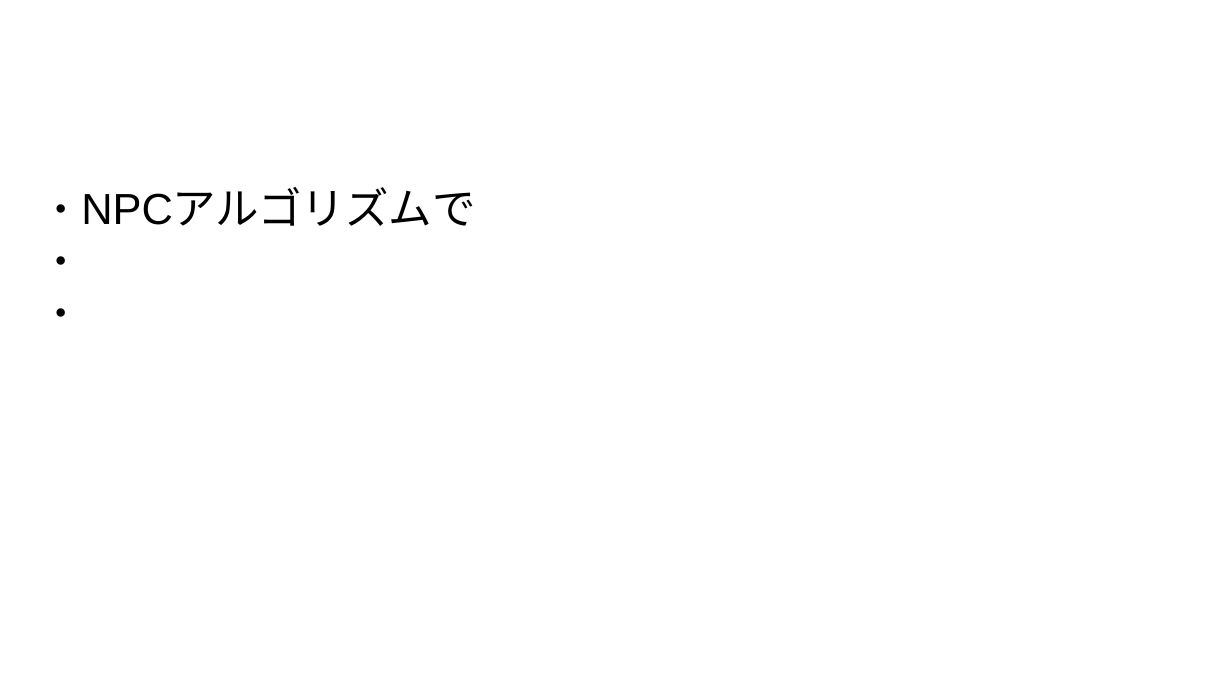
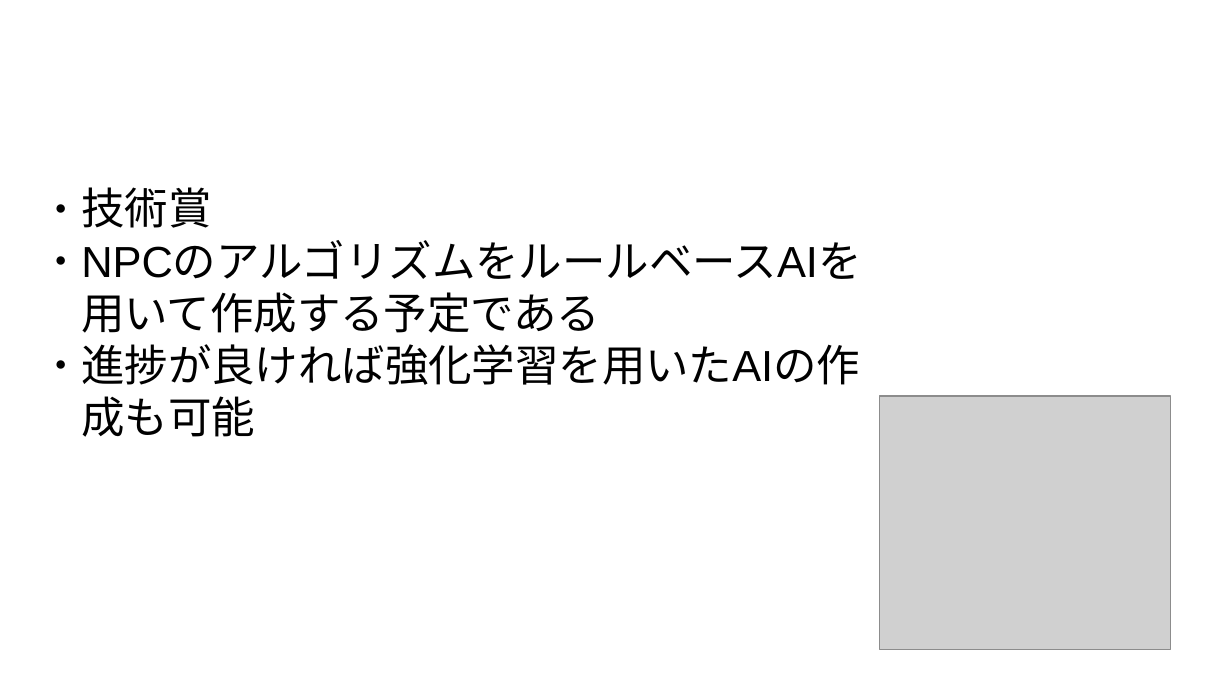
Before and after one commit to rimocon/groupgame, a slide deck: slide 3 of Document/yamaguchi.odp. Drawn at 1232x693 pixels with LibreOffice and Linux fonts; fonts in the diff are those of the drawing; grey boxes stand for pictures; background and template pictures are left out. Boxes give left, top, right and bottom in pixels: in the first picture for what was removed or moved away, otherwise in the second. Text is boxed around its words. In the diff, an @@ line names an element or a change of style, - is before the commit and + after.

```diff
--- a/Document/yamaguchi.odp
+++ b/Document/yamaguchi.odp
@@ text at (x1=81, y1=187, x2=860, y2=385): text changed @@
-● NPCアルゴリズムで
+● 技術賞
+● NPCのアルゴリズムをルールベースAIを用いて作成する予定である
+● 進捗が良ければ強化学習を用いたAIの作成も可能
@@ picture added at (x1=880, y1=396, x2=1171, y2=650) @@
```
Also in this commit, not shown: 1 other slide changed.
